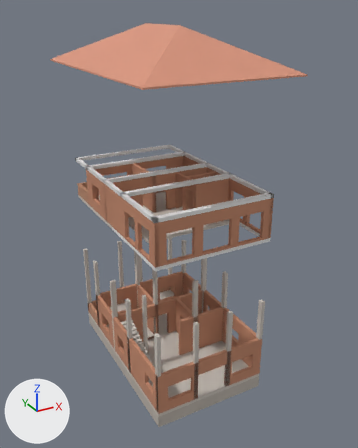
Two versions of the glTF model docs/konkan_house_exploded.glb, one commit apart.
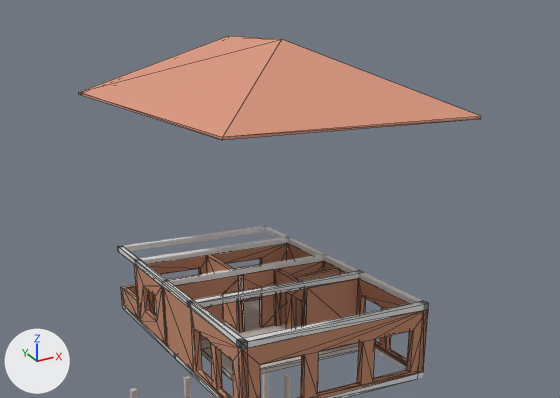
The first picture shows the older version from a camera (50 mm lens) standing at (-49.0, -96.2, 84.3) and looking at (2.3, -2.8, 37.6). The close-ups show the older and then the newer version on the part from 0% to 100% of the width and 0% to 57% of the height of that picture. Only the edits that show in the close-ups are written down. The lights are fixed; the arrows at lower left show +X, +Y and +Z. The close-ups show mesh edges as thin lines. Where no turn or scale is listed for an object, it has been applied to the vertices. Vertices at exactly the same position are counted once.

Objects in the first close-up: 'Bathroom_2_South', 'Bathroom_2_West', 'Beam_2.003', 'Beam_2.004', 'Beam_2.005', 'Bedroom_2_South', 'Bedroom_3_South', 'Hip_Roof', 'Living_Kitchen_2_East', 'Living_Kitchen_2_South', 'Living_Kitchen_2_West', 'Staircase_Landing_West' and 22 more.
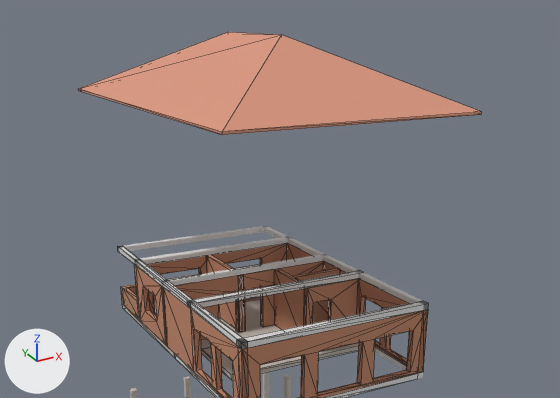
Changed parts and their boxes [x1, y1, x2, y2] in the close-ups (560 x 398 px):
'Hip_Roof', moved: before [79, 36, 481, 140]; after [78, 32, 482, 135]
'Bedroom_3_South', reshaped: before [237, 261, 323, 332]; after [238, 261, 323, 332]
'Bathroom_2_West', reshaped: before [274, 268, 304, 329]; after [274, 268, 304, 330]
part 1 of me_cube_086, reshaped: [238, 261, 323, 332] in both
part 2 of me_cube_088, cut back: [307, 279, 358, 325] in both
part 3 of me_cube_090, built on: before [274, 271, 304, 329]; after [274, 271, 304, 330]

What the commit changed:
me_cube_086 is used by ob_bedroom_3_south; location (5.8, 2.5, 44.1).
me_cube_086 had 16 vertices, 28 faces and spanned x -7.7..7.7, y -0.4..0.4, z -4.5..4.5.
me_cube_086 now has 24 vertices, 44 faces and spans x -7.7..7.7, y -0.4..0.4, z -4.5..4.5.
Part 1, on me_cube_086:
6 vertices are removed from x -6.9..-3.9, y -0.4..0.4, z -4.5..2.0.
19 faces are deleted.
2 vertices move from x -6.9, y 0.4, z -4.5..2.0 to x -6.7, y 0.4, z -4.5..2.0.
7 vertices are added at x -6.7..2.3, y -0.4..0.4, z -4.5.
7 new vertices lie (0.0, 0.0, 6.5) away from vertices in x -6.7..2.3, y -0.4..0.4, z -4.5.
35 new faces join them.
me_cube_088 is used by ob_bathroom_2_south; location (8.8, -7.1, 44.1).
me_cube_088 had 8 vertices, 12 faces and spanned x -4.7..4.7, y -0.4..0.4, z -4.5..4.5.
me_cube_088 now has 16 vertices, 28 faces and spans x -4.7..4.7, y -0.4..0.4, z -4.5..4.5.
Part 2, on me_cube_088:
6 faces are deleted.
8 vertices are added at x -3.65..-0.65, y -0.4..0.4, z -4.5..2.0.
22 new faces join them.
me_cube_090 is used by ob_bathroom_2_west; location (4.5, -2.3, 44.1).
me_cube_090 had 24 vertices, 44 faces and spanned x -0.4..0.4, y -4.4..4.4, z -4.5..4.5.
me_cube_090 now has 8 vertices, 12 faces and spans x -0.4..0.4, y -4.4..4.4, z -4.5..4.5.
Part 3, on me_cube_090:
16 vertices are removed from x -0.4..0.4, y -3.9..3.9, z -4.5..2.0.
38 faces are deleted.
6 new faces join them.
me_hip_roof_mesh is used by ob_hip_roof; location (0.0, 0.0, 0.0).
me_hip_roof_mesh had 12 vertices, 22 faces and spanned x -16.5..16.5, y -25.5..25.5, z 72.6..80.9.
me_hip_roof_mesh now has 12 vertices, 22 faces and spans x -16.5..16.5, y -25.5..25.5, z 73.1..81.4.
me_hip_roof_mesh part 4: the whole mesh is moved by (0.0, 0.0, 0.5).
